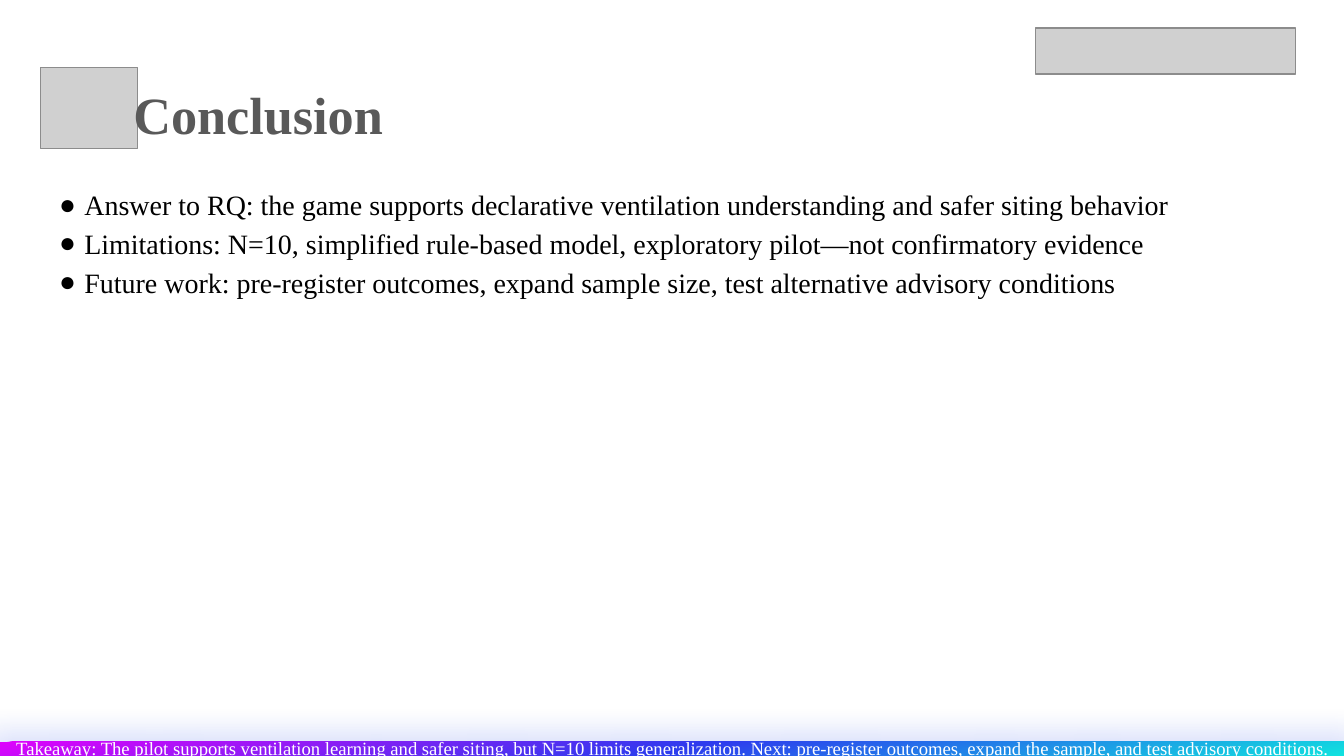
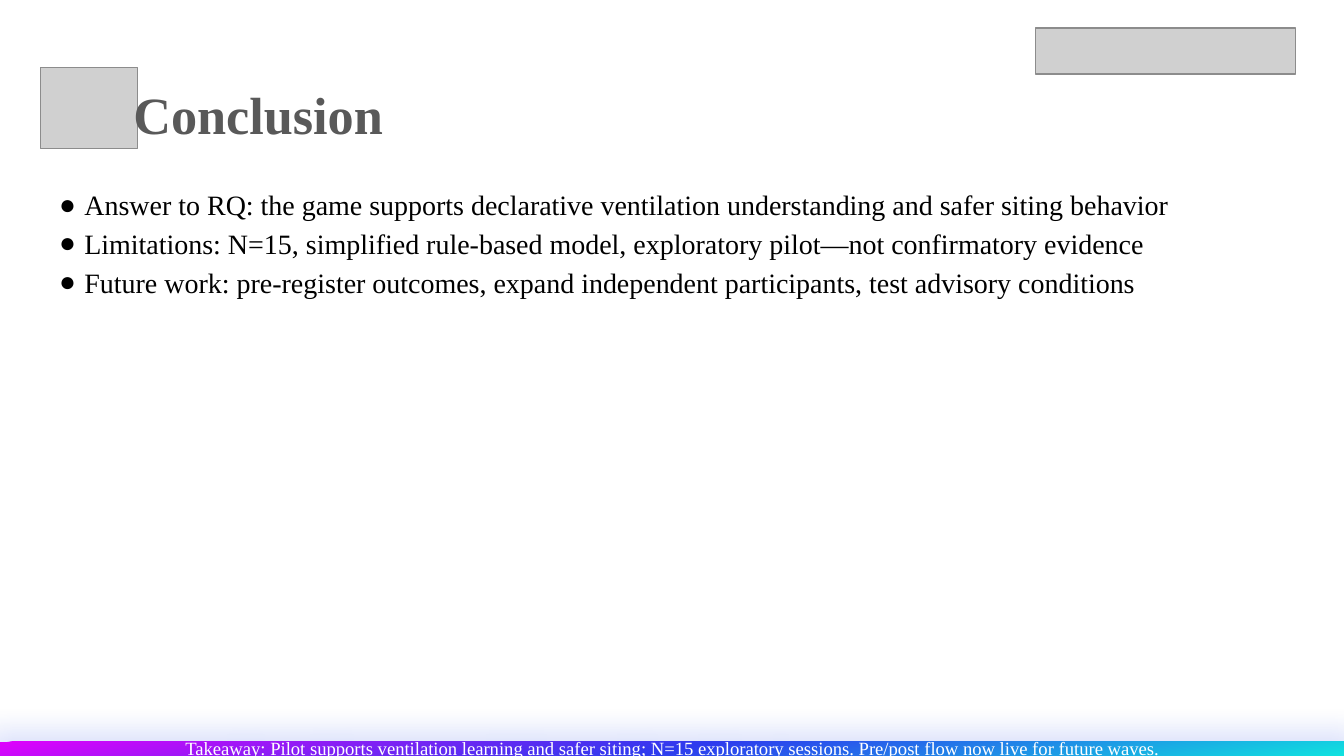
Before and after one commit to HYH-SZ/mayor-climate-game, a slide deck: slide 9 of mayor-climate-presentation.pptx. Drawn at 1344x756 pixels with LibreOffice and Linux fonts; fonts in the diff are those of the drawing; grey boxes stand for pictures. Boxes give left, top, right and bottom in pixels: in the first picture for what was removed or moved away, otherwise in the second. Text is boxed around its words. In the diff, an @@ line names an element or a change of style, - is before the commit and + after.

Commit message:
Update all materials to N=15 sessions including 5 pre/post TXT exports.

```diff
--- a/mayor-climate-presentation.pptx
+++ b/mayor-climate-presentation.pptx
@@ text at (84,234,1143,298): text changed @@
-● Limitations: N=10, simplified rule-based model, exploratory pilot—not confirmatory evidence
-● Future work: pre-register outcomes, expand sample size, test alternative advisory conditions
+● Limitations: N=15, simplified rule-based model, exploratory pilot—not confirmatory evidence
+● Future work: pre-register outcomes, expand independent participants, test advisory conditions
@@ text in rectangle at (185,742,1159,756): text changed @@
-Takeaway: The pilot supports ventilation learning and safer siting, but N=10 limits generalization. Next: pre-register outcomes, expand the sample, and test advisory conditions.
+Takeaway: Pilot supports ventilation learning and safer siting; N=15 exploratory sessions. Pre/post flow now live for future waves.
```
Also in this commit, not shown: 3 other slides changed, 6 other files.
